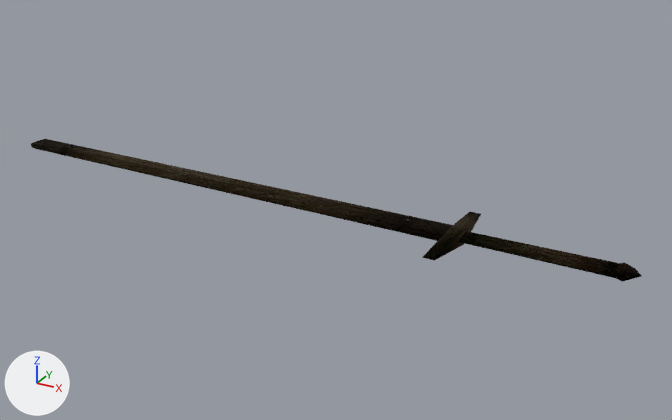
An edit to the glTF model assets/models/KM_VOB_WOOD_SWORD_02.glb, drawn before and after from the same camera.
Both versions are drawn from a 50 mm camera at (0.524, -1.459, 0.727) aimed at (-0.299, 0.038, -0.021). Lighting does not change. The marker at lower left points along +X, +Y and +Z.
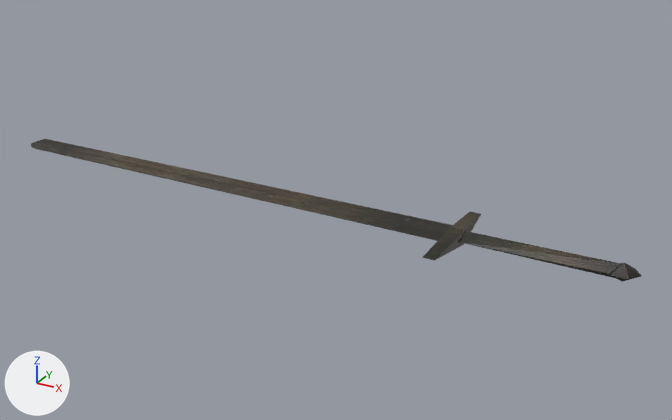
What the commit changed:
Picture 'Obj_City_Gallow_01' (img_obj_city_gallow_01_1) is new.
In material 'OBJ_CITY_GALLOW_01' (mat_obj_city_gallow_01), metallic goes from 1.0 to 0.0.
In material 'OBJ_CITY_GALLOW_01' (mat_obj_city_gallow_01), roughness goes from 1.0 to 0.5.
Material 'OBJ_CITY_GALLOW_01' (mat_obj_city_gallow_01) changes its picture from img_obj_city_gallow_01 to img_obj_city_gallow_01_1.

Where the change shows, as pixel boxes (x1, y1, x2, y2) in the pictures (672 x 420 px):
'Mesh', surface changed
    both: (31, 139, 641, 281)
